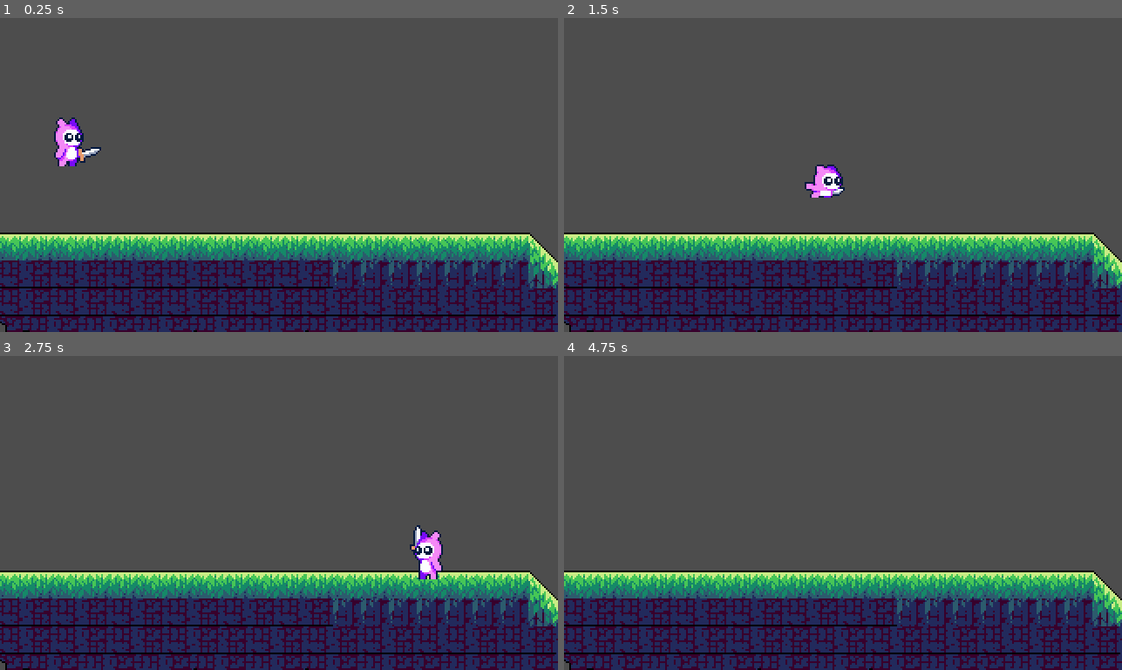
Above: before the commit, frames 1-4 (two rows, left to right).
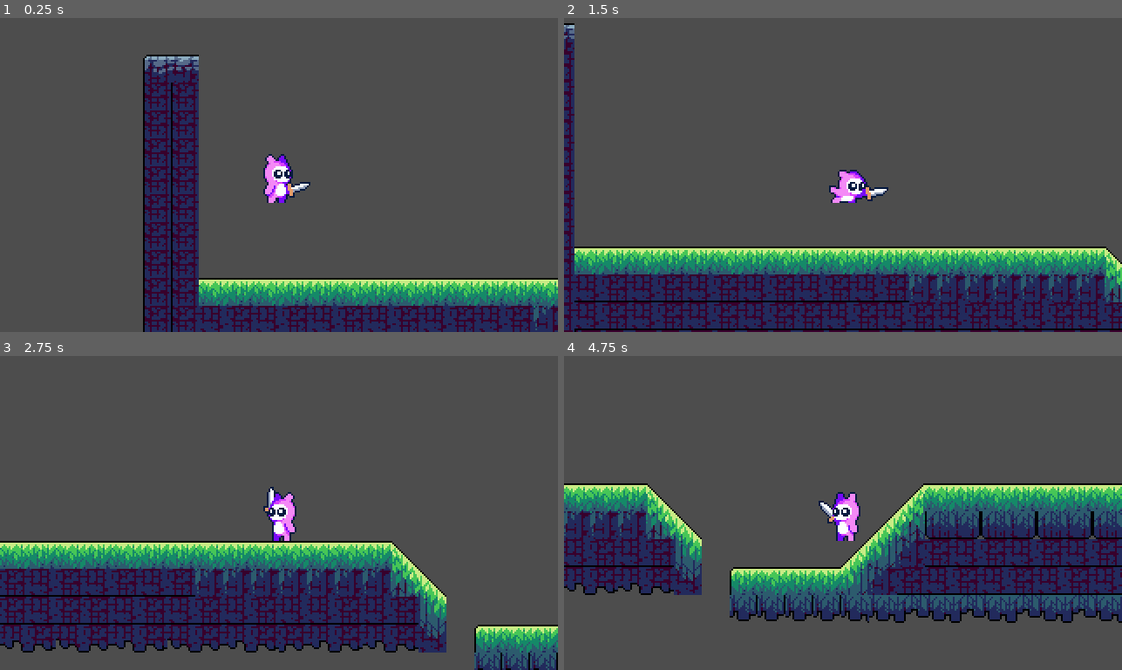
Above: after the commit, the same moments.

Repository: MaybeAnAdult/PioInteractiveGame1
Game: Godot game, scene res://node_2d.tscn
Same seed, same stepped clock (60 frames per second), same inputs: the game is played once before the commit and once after it.
Inputs:
- Up to frame 1 (0.25 s): no input
- Up to frame 2 (1.5 s): hold Down (Crouch) 0.53-1.28 s; hold Right (Move_Right) from 0.53 s (still down); tap A (Attack) at 0.6 s; tap Space (Jump) at 0.77, 1.07 s; tap Down (Crouch) at 1.35 s
- Up to frame 3 (2.75 s): tap Space (Jump) at 1.52, 1.55, 1.82, 2.1 s; release Right (Move_Right) at 2.03 s; hold Left (Move_Left) from 2.03 s (still down); tap A (Attack) at 2.3 s
- Up to frame 4 (4.75 s): release Left (Move_Left) at 2.78 s; hold Right (Move_Right) 2.78-4.28 s; tap A (Attack) at 2.85, 4.35 s; tap Space (Jump) at 3.02, 3.32, 3.77, 3.8, 4.07, 4.52 s; tap Down (Crouch) at 3.05 s; hold Down (Crouch) 3.53-4.28 s; hold Left (Move_Left) from 4.28 s (still down)

The runs differ from the first frame. In frame 1, 35% of the frame differs, in the area x 0-100%, y 11-100%; in frame 2, 25%; in frame 3, 33%; in frame 4, 48%, in the area x 0-100%, y 40-100%.

Commit message:
sprite fixed

Diff:
--- a/pio-interactive-game-1-placeholder/Player.tscn
+++ b/pio-interactive-game-1-placeholder/Player.tscn
@@ -1,172 +1,172 @@
 [gd_scene format=3 uid="uid://drg4mle5pn3c3"]
 
 [ext_resource type="Script" uid="uid://cb2fqkayeyxoh" path="res://player.gd" id="1_kpjcp"]
-[ext_resource type="Texture2D" uid="uid://2jhux811gcct" path="res://Spritesheets/Player/Attack2.png" id="2_dtqjt"]
-[ext_resource type="Texture2D" uid="uid://p26oqtbxlxvi" path="res://Spritesheets/Player/Squat.png" id="3_5ncpa"]
-[ext_resource type="Texture2D" uid="uid://btct0bwgobscd" path="res://Spritesheets/Player/SquatAttack.png" id="4_wi0c6"]
-[ext_resource type="Texture2D" uid="uid://lvddsfpb5sj8" path="res://Spritesheets/Player/Idle.png" id="5_hp6x6"]
-[ext_resource type="Texture2D" uid="uid://curbjak3fwiny" path="res://Spritesheets/Player/Jump.png" id="6_3tkgg"]
-[ext_resource type="Texture2D" uid="uid://bsrc30fkbsqlb" path="res://Spritesheets/Player/Walk.png" id="7_dtqjt"]
+[ext_resource type="Texture2D" uid="uid://81dbhnweaktq" path="res://Spritesheets/Player/Attack-Sheet.png" id="2_dtqjt"]
+[ext_resource type="Texture2D" uid="uid://w6qojbayyunq" path="res://Spritesheets/Player/Squat-Sheet.png" id="3_5ncpa"]
+[ext_resource type="Texture2D" uid="uid://bhstx1wn1gwjf" path="res://Spritesheets/Player/SquatAttack-Sheet.png" id="4_wi0c6"]
+[ext_resource type="Texture2D" uid="uid://8fqmgv43r882" path="res://Spritesheets/Player/Idle-Sheet.png" id="5_hp6x6"]
+[ext_resource type="Texture2D" uid="uid://dxapxxkny2arn" path="res://Spritesheets/Player/Jump-Sheet.png" id="6_3tkgg"]
+[ext_resource type="Texture2D" uid="uid://rp7pqssxy7xm" path="res://Spritesheets/Player/Walk-Sheet.png" id="7_l6ohk"]
 
 [sub_resource type="RectangleShape2D" id="RectangleShape2D_kpjcp"]
-size = Vector2(32, 32)
-
-[sub_resource type="AtlasTexture" id="AtlasTexture_dtqjt"]
-atlas = ExtResource("2_dtqjt")
-region = Rect2(0, 0, 42, 42)
-
-[sub_resource type="AtlasTexture" id="AtlasTexture_5ncpa"]
-atlas = ExtResource("2_dtqjt")
-region = Rect2(42, 0, 42, 42)
-
-[sub_resource type="AtlasTexture" id="AtlasTexture_wi0c6"]
-atlas = ExtResource("2_dtqjt")
-region = Rect2(84, 0, 42, 42)
-
-[sub_resource type="AtlasTexture" id="AtlasTexture_hp6x6"]
-atlas = ExtResource("2_dtqjt")
-region = Rect2(126, 0, 42, 42)
-
-[sub_resource type="AtlasTexture" id="AtlasTexture_3tkgg"]
-atlas = ExtResource("2_dtqjt")
-region = Rect2(168, 0, 42, 42)
-
-[sub_resource type="AtlasTexture" id="AtlasTexture_l6ohk"]
-atlas = ExtResource("2_dtqjt")
-region = Rect2(210, 0, 42, 42)
+size = Vector2(24, 32)
+
+[sub_resource type="AtlasTexture" id="AtlasTexture_oudfo"]
+atlas = ExtResource("2_dtqjt")
+region = Rect2(0, 0, 52, 42)
+
+[sub_resource type="AtlasTexture" id="AtlasTexture_d6rpx"]
+atlas = ExtResource("2_dtqjt")
+region = Rect2(52, 0, 52, 42)
+
+[sub_resource type="AtlasTexture" id="AtlasTexture_r3kul"]
+atlas = ExtResource("2_dtqjt")
+region = Rect2(104, 0, 52, 42)
+
+[sub_resource type="AtlasTexture" id="AtlasTexture_jatw7"]
+atlas = ExtResource("2_dtqjt")
+region = Rect2(156, 0, 52, 42)
+
+[sub_resource type="AtlasTexture" id="AtlasTexture_rv870"]
+atlas = ExtResource("2_dtqjt")
+region = Rect2(208, 0, 52, 42)
 
 [sub_resource type="AtlasTexture" id="AtlasTexture_efikj"]
-atlas = ExtResource("3_5ncpa")
-region = Rect2(0, 0, 42, 42)
+atlas = ExtResource("2_dtqjt")
+region = Rect2(260, 0, 52, 42)
 
 [sub_resource type="AtlasTexture" id="AtlasTexture_itxgx"]
 atlas = ExtResource("3_5ncpa")
-region = Rect2(42, 0, 42, 42)
+region = Rect2(0, 0, 52, 42)
 
 [sub_resource type="AtlasTexture" id="AtlasTexture_cgsek"]
 atlas = ExtResource("3_5ncpa")
-region = Rect2(84, 0, 42, 42)
+region = Rect2(52, 0, 52, 42)
 
 [sub_resource type="AtlasTexture" id="AtlasTexture_0pi4m"]
 atlas = ExtResource("3_5ncpa")
-region = Rect2(126, 0, 42, 42)
+region = Rect2(104, 0, 52, 42)
 
 [sub_resource type="AtlasTexture" id="AtlasTexture_sg6sq"]
-atlas = ExtResource("4_wi0c6")
-region = Rect2(210, 0, 42, 42)
+atlas = ExtResource("3_5ncpa")
+region = Rect2(156, 0, 52, 42)
 
 [sub_resource type="AtlasTexture" id="AtlasTexture_h84ma"]
 atlas = ExtResource("4_wi0c6")
-region = Rect2(168, 0, 42, 42)
+region = Rect2(156, 0, 52, 42)
 
 [sub_resource type="AtlasTexture" id="AtlasTexture_47wu6"]
 atlas = ExtResource("4_wi0c6")
-region = Rect2(126, 0, 42, 42)
+region = Rect2(0, 0, 52, 42)
 
 [sub_resource type="AtlasTexture" id="AtlasTexture_2n1s8"]
 atlas = ExtResource("4_wi0c6")
-region = Rect2(84, 0, 42, 42)
+region = Rect2(52, 0, 52, 42)
 
 [sub_resource type="AtlasTexture" id="AtlasTexture_3vjad"]
 atlas = ExtResource("4_wi0c6")
-region = Rect2(42, 0, 42, 42)
+region = Rect2(104, 0, 52, 42)
 
 [sub_resource type="AtlasTexture" id="AtlasTexture_yt0h1"]
 atlas = ExtResource("4_wi0c6")
-region = Rect2(0, 0, 42, 42)
+region = Rect2(208, 0, 52, 42)
 
 [sub_resource type="AtlasTexture" id="AtlasTexture_vd78s"]
-atlas = ExtResource("5_hp6x6")
-region = Rect2(0, 0, 42, 42)
+atlas = ExtResource("4_wi0c6")
+region = Rect2(260, 0, 52, 42)
 
 [sub_resource type="AtlasTexture" id="AtlasTexture_ictha"]
 atlas = ExtResource("5_hp6x6")
-region = Rect2(42, 0, 42, 42)
+region = Rect2(0, 0, 52, 42)
 
 [sub_resource type="AtlasTexture" id="AtlasTexture_1jgrc"]
 atlas = ExtResource("5_hp6x6")
-region = Rect2(84, 0, 42, 42)
+region = Rect2(52, 0, 52, 42)
 
 [sub_resource type="AtlasTexture" id="AtlasTexture_7wy67"]
 atlas = ExtResource("5_hp6x6")
-region = Rect2(126, 0, 42, 42)
+region = Rect2(104, 0, 52, 42)
 
 [sub_resource type="AtlasTexture" id="AtlasTexture_q26ax"]
-atlas = ExtResource("6_3tkgg")
-region = Rect2(0, 0, 42, 42)
+atlas = ExtResource("5_hp6x6")
+region = Rect2(156, 0, 52, 42)
 
 [sub_resource type="AtlasTexture" id="AtlasTexture_p01ps"]
 atlas = ExtResource("6_3tkgg")
-region = Rect2(42, 0, 42, 42)
+region = Rect2(0, 0, 52, 42)
 
 [sub_resource type="AtlasTexture" id="AtlasTexture_m7dl7"]
 atlas = ExtResource("6_3tkgg")
-region = Rect2(84, 0, 42, 42)
+region = Rect2(52, 0, 52, 42)
 
 [sub_resource type="AtlasTexture" id="AtlasTexture_48og4"]
 atlas = ExtResource("6_3tkgg")
-region = Rect2(126, 0, 42, 42)
+region = Rect2(104, 0, 52, 42)
 
 [sub_resource type="AtlasTexture" id="AtlasTexture_xmpta"]
 atlas = ExtResource("6_3tkgg")
-region = Rect2(168, 0, 42, 42)
+region = Rect2(156, 0, 52, 42)
 
 [sub_resource type="AtlasTexture" id="AtlasTexture_mrbh7"]
 atlas = ExtResource("6_3tkgg")
-region = Rect2(210, 0, 42, 42)
+region = Rect2(208, 0, 52, 42)
 
 [sub_resource type="AtlasTexture" id="AtlasTexture_lrhq4"]
 atlas = ExtResource("6_3tkgg")
-region = Rect2(252, 0, 42, 42)
+region = Rect2(260, 0, 52, 42)
 
 [sub_resource type="AtlasTexture" id="AtlasTexture_ibubc"]
 atlas = ExtResource("6_3tkgg")
-region = Rect2(294, 0, 42, 42)
+region = Rect2(312, 0, 52, 42)
 
 [sub_resource type="AtlasTexture" id="AtlasTexture_gueye"]
-atlas = ExtResource("7_dtqjt")
-region = Rect2(0, 0, 42, 42)
+atlas = ExtResource("6_3tkgg")
+region = Rect2(364, 0, 52, 42)
 
 [sub_resource type="AtlasTexture" id="AtlasTexture_3tfrk"]
-atlas = ExtResource("7_dtqjt")
-region = Rect2(42, 0, 42, 42)
+atlas = ExtResource("7_l6ohk")
+region = Rect2(0, 0, 52, 42)
 
 [sub_resource type="AtlasTexture" id="AtlasTexture_f7new"]
-atlas = ExtResource("7_dtqjt")
-region = Rect2(84, 0, 42, 42)
+atlas = ExtResource("7_l6ohk")
+region = Rect2(52, 0, 52, 42)
 
 [sub_resource type="AtlasTexture" id="AtlasTexture_ravlb"]
-atlas = ExtResource("7_dtqjt")
-region = Rect2(126, 0, 42, 42)
+atlas = ExtResource("7_l6ohk")
+region = Rect2(104, 0, 52, 42)
 
 [sub_resource type="AtlasTexture" id="AtlasTexture_6efpq"]
-atlas = ExtResource("7_dtqjt")
-region = Rect2(168, 0, 42, 42)
+atlas = ExtResource("7_l6ohk")
+region = Rect2(156, 0, 52, 42)
 
 [sub_resource type="AtlasTexture" id="AtlasTexture_fhngp"]
-atlas = ExtResource("7_dtqjt")
-region = Rect2(210, 0, 42, 42)
+atlas = ExtResource("7_l6ohk")
+region = Rect2(208, 0, 52, 42)
+
+[sub_resource type="AtlasTexture" id="AtlasTexture_nd6qy"]
+atlas = ExtResource("7_l6ohk")
+region = Rect2(260, 0, 52, 42)
 
 [sub_resource type="SpriteFrames" id="SpriteFrames_wi0c6"]
 animations = [{
 "frames": [{
 "duration": 1.0,
-"texture": SubResource("AtlasTexture_dtqjt")
-}, {
-"duration": 1.0,
-"texture": SubResource("AtlasTexture_5ncpa")
-}, {
-"duration": 1.0,
-"texture": SubResource("AtlasTexture_wi0c6")
-}, {
-"duration": 1.0,
-"texture": SubResource("AtlasTexture_hp6x6")
-}, {
-"duration": 1.0,
-"texture": SubResource("AtlasTexture_3tkgg")
-}, {
-"duration": 1.0,
-"texture": SubResource("AtlasTexture_l6ohk")
+"texture": SubResource("AtlasTexture_oudfo")
+}, {
+"duration": 1.0,
+"texture": SubResource("AtlasTexture_d6rpx")
+}, {
+"duration": 1.0,
+"texture": SubResource("AtlasTexture_r3kul")
+}, {
+"duration": 1.0,
+"texture": SubResource("AtlasTexture_jatw7")
+}, {
+"duration": 1.0,
+"texture": SubResource("AtlasTexture_rv870")
+}, {
+"duration": 1.0,
+"texture": SubResource("AtlasTexture_efikj")
 }],
 "loop": false,
 "name": &"Attack",
@@ -174,9 +174,6 @@
 }, {
 "frames": [{
 "duration": 1.0,
-"texture": SubResource("AtlasTexture_efikj")
-}, {
-"duration": 1.0,
 "texture": SubResource("AtlasTexture_itxgx")
 }, {
 "duration": 1.0,
@@ -184,6 +181,9 @@
 }, {
 "duration": 1.0,
 "texture": SubResource("AtlasTexture_0pi4m")
+}, {
+"duration": 1.0,
+"texture": SubResource("AtlasTexture_sg6sq")
 }],
 "loop": false,
 "name": &"Crouch",
@@ -191,9 +191,6 @@
 }, {
 "frames": [{
 "duration": 1.0,
-"texture": SubResource("AtlasTexture_sg6sq")
-}, {
-"duration": 1.0,
 "texture": SubResource("AtlasTexture_h84ma")
 }, {
 "duration": 1.0,
@@ -207,6 +204,9 @@
 }, {
 "duration": 1.0,
 "texture": SubResource("AtlasTexture_yt0h1")
+}, {
+"duration": 1.0,
+"texture": SubResource("AtlasTexture_vd78s")
 }],
 "loop": false,
 "name": &"Crouch_Attack",
@@ -214,9 +214,6 @@
 }, {
 "frames": [{
 "duration": 1.0,
-"texture": SubResource("AtlasTexture_vd78s")
-}, {
-"duration": 1.0,
 "texture": SubResource("AtlasTexture_ictha")
 }, {
 "duration": 1.0,
@@ -224,6 +221,9 @@
 }, {
 "duration": 1.0,
 "texture": SubResource("AtlasTexture_7wy67")
+}, {
+"duration": 1.0,
+"texture": SubResource("AtlasTexture_q26ax")
 }],
 "loop": true,
 "name": &"Idle",
@@ -231,9 +231,6 @@
 }, {
 "frames": [{
 "duration": 1.0,
-"texture": SubResource("AtlasTexture_q26ax")
-}, {
-"duration": 1.0,
 "texture": SubResource("AtlasTexture_p01ps")
 }, {
 "duration": 1.0,
@@ -253,6 +250,9 @@
 }, {
 "duration": 1.0,
 "texture": SubResource("AtlasTexture_ibubc")
+}, {
+"duration": 1.0,
+"texture": SubResource("AtlasTexture_gueye")
 }],
 "loop": true,
 "name": &"Jump",
@@ -260,9 +260,6 @@
 }, {
 "frames": [{
 "duration": 1.0,
-"texture": SubResource("AtlasTexture_gueye")
-}, {
-"duration": 1.0,
 "texture": SubResource("AtlasTexture_3tfrk")
 }, {
 "duration": 1.0,
@@ -276,6 +273,9 @@
 }, {
 "duration": 1.0,
 "texture": SubResource("AtlasTexture_fhngp")
+}, {
+"duration": 1.0,
+"texture": SubResource("AtlasTexture_nd6qy")
 }],
 "loop": true,
 "name": &"Walk",
@@ -299,11 +299,14 @@
 shape = SubResource("RectangleShape2D_kpjcp")
 
 [node name="AnimatedSprite2D" type="AnimatedSprite2D" parent="Player" unique_id=1911977380]
+position = Vector2(0, -5)
 sprite_frames = SubResource("SpriteFrames_wi0c6")
-animation = &"Idle"
+animation = &"Crouch"
 
 [node name="AnimationPlayer" type="AnimationPlayer" parent="Player/AnimatedSprite2D" unique_id=1997337101]
 root_node = NodePath("../../..")
 libraries/ = SubResource("AnimationLibrary_kne1u")
 
+[node name="Camera2D" type="Camera2D" parent="Player" unique_id=1963275285]
+
 [connection signal="animation_finished" from="Player/AnimatedSprite2D" to="Player" method="_on_animated_sprite_2d_animation_finished"]
Binary file added: pio-interactive-game-1-placeholder/Spritesheets/Player/Attack-Sheet.png
Not shown, added: pio-interactive-game-1-placeholder/Spritesheets/Player/Attack-Sheet.png.import
Binary file added: pio-interactive-game-1-placeholder/Spritesheets/Player/Idle-Sheet.png
Not shown, changed: pio-interactive-game-1-placeholder/Spritesheets/Player/Idle-Sheet.png.import
Binary file added: pio-interactive-game-1-placeholder/Spritesheets/Player/Jump-Sheet.png
Not shown, added: pio-interactive-game-1-placeholder/Spritesheets/Player/Jump-Sheet.png.import
Binary file added: pio-interactive-game-1-placeholder/Spritesheets/Player/Squat-Sheet.png
Not shown, added: pio-interactive-game-1-placeholder/Spritesheets/Player/Squat-Sheet.png.import
Binary file added: pio-interactive-game-1-placeholder/Spritesheets/Player/SquatAttack-Sheet.png
Not shown, changed: pio-interactive-game-1-placeholder/Spritesheets/Player/SquatAttack-Sheet.png.import
Binary file added: pio-interactive-game-1-placeholder/Spritesheets/Player/Walk-Sheet.png
Not shown, changed: pio-interactive-game-1-placeholder/Spritesheets/Player/Walk-Sheet.png.import
(and 12 more such lines)
